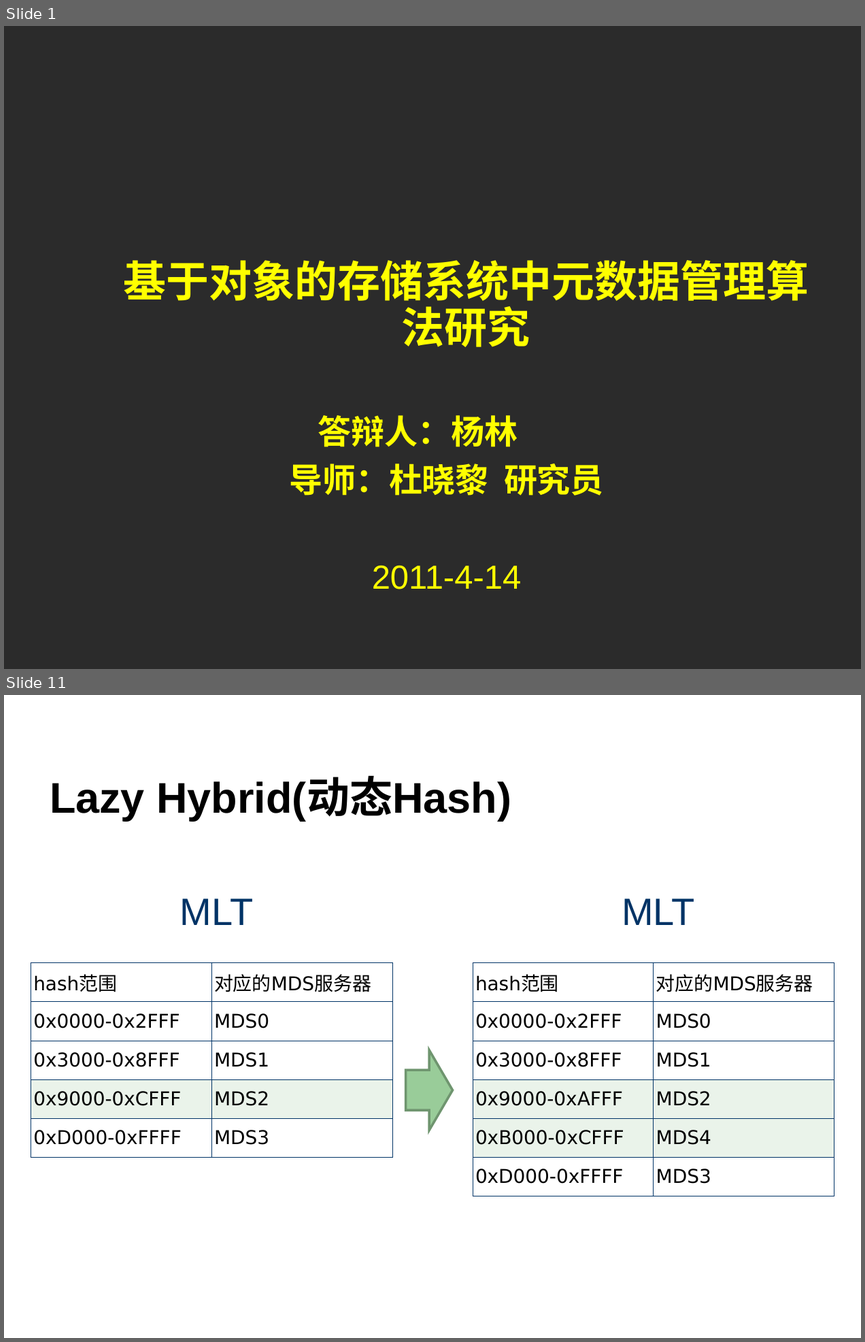
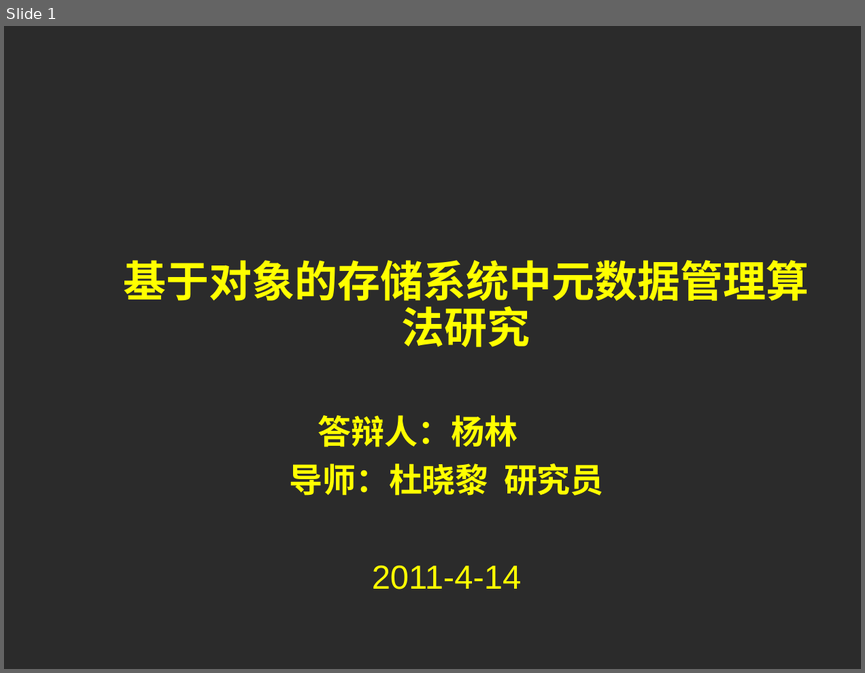
Before and after one commit to cheliequan/idning-paper, a slide deck: draft/答辩.ppt. Shown one above the other, each under a label of ours: slides 1 and 11 before the commit, slide 1 after it; the slides between them are not shown. The pictures are 865x1342 and 865x673 pixels, drawn with LibreOffice and Linux fonts; fonts in the diff are those of the drawing; background and template pictures are left out; a plain dark background stands for a picture behind light text. Boxes give left, top, right and bottom in pixels: in the first picture for what was removed or moved away, otherwise in the second. Text is boxed around its words. In the diff, an @@ line names an element or a change of style, - is before the commit and + after.

```diff
--- a/draft/答辩.ppt
+++ b/draft/答辩.ppt
@@ slide 11 removed at (x1=4, y1=695, x2=861, y2=1338), background picture (left out) @@
@@ title removed at (x1=50, y1=779, x2=511, y2=821) @@
-Lazy Hybrid(动态Hash)
@@ text removed at (x1=179, y1=898, x2=253, y2=925) @@
-MLT
@@ text removed at (x1=621, y1=898, x2=695, y2=925) @@
-MLT
@@ table removed at (x1=31, y1=963, x2=392, y2=1157), 5 rows, 2 columns @@
-hash范围 | 对应的MDS服务器
-0x0000-0x2FFF | MDS0
-0x3000-0x8FFF | MDS1
-0x9000-0xCFFF | MDS2
-0xD000-0xFFFF | MDS3
@@ table removed at (x1=473, y1=963, x2=834, y2=1196), 6 rows, 2 columns @@
-hash范围 | 对应的MDS服务器
-0x0000-0x2FFF | MDS0
-0x3000-0x8FFF | MDS1
-0x9000-0xAFFF | MDS2
-0xB000-0xCFFF | MDS4
-0xD000-0xFFFF | MDS3
@@ right arrow removed at (x1=406, y1=1050, x2=453, y2=1130) @@
@@ page number removed at (x1=11, y1=1289, x2=67, y2=1336) @@
-11
```
Also in this commit, not shown: 8 slides changed, 8 slides added, 8 other slides removed, 1 other file.
